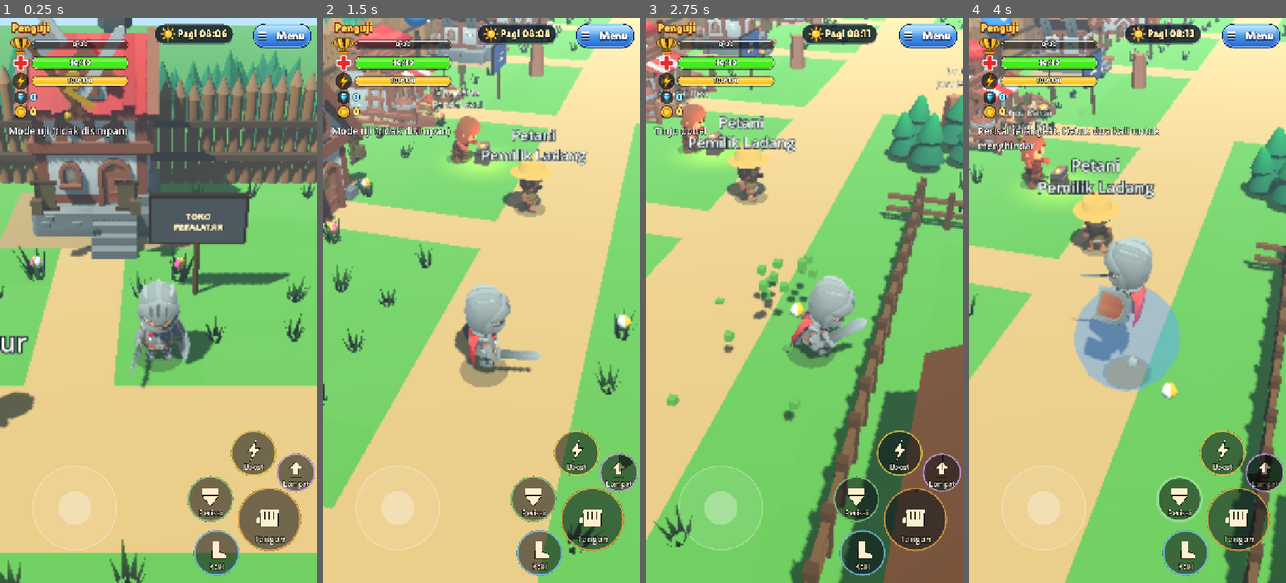
Above: before the commit, frames 1-4 (left to right).
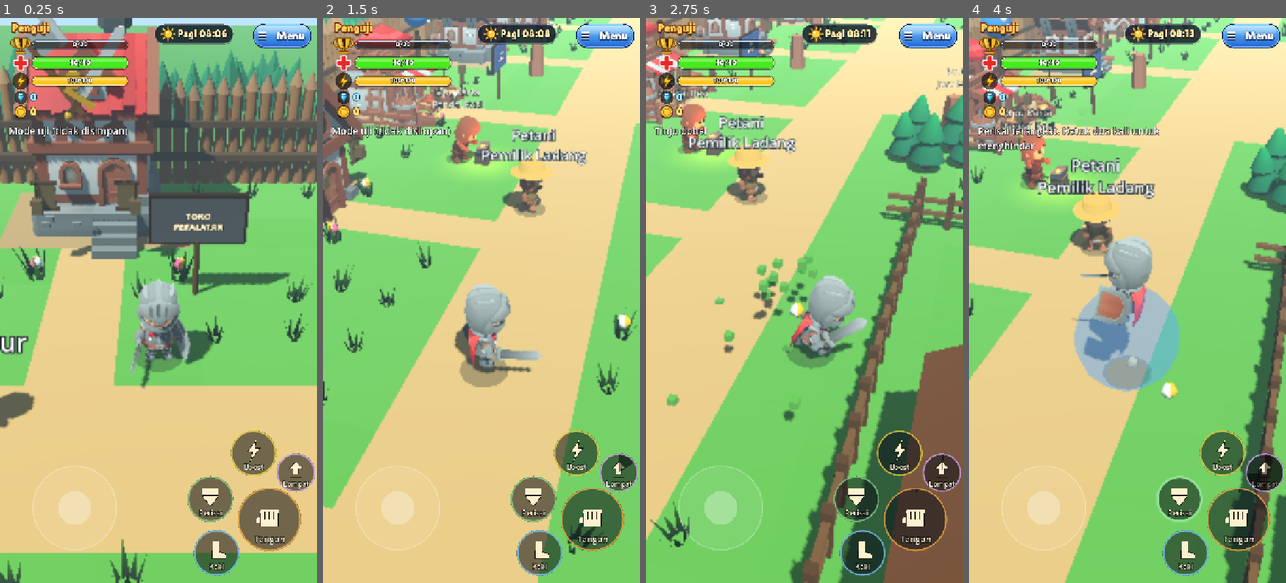
Above: after the commit, the same moments.

Repository: MiftahulKhoiri/Game_server
Game: Godot game, scene res://scenes/battle.tscn
Two runs of this game, one before a commit and one after it. Both use one fixed random seed, a clock stepped at 60 frames per second and the inputs below. This scene is started directly instead of the project's main scene.
Inputs (mouse positions are in pixels of both pictures, inside the frame that each line leads up to):
- Up to frame 1 (0.25 s): no input
- Up to frame 2 (1.5 s): tap Enter at 0.5 s; move the mouse to (551, 272) at 0.52 s; hold Right (ui_right) 0.53-1.25 s; hold Q 0.53-1.25 s; click (551, 272) at 0.67 s; tap Space at 0.77, 1.07 s; drag from (418, 328) to (465, 413) at 1.27 s
- Up to frame 3 (2.75 s): move the mouse to (836, 176) at 2.02 s; hold Right (ui_right) from 2.03 s (still down); tap J at 2.1 s
- Up to frame 4 (4 s): release Right (ui_right) at 2.75 s; drag from (1111, 413) to (1032, 215) at 2.77 s; move the mouse to (1222, 385) at 3.52 s; hold Left (ui_left) from 3.53 s (still down); tap L at 3.6 s; tap Space at 3.77 s

The runs differ from the first frame. In frame 1, 0.2% of the frame differs, in the area x 0-99%, y 6-100%; in frame 2, 0.5%, in the area x 0-99%, y 0-95%; in frame 3, 0.3%; in frame 4, 0.3%.

Commit message:
no.93-94, 96, 100, 102, 107: air hidup bershader riak (sekaligus perbaikan: air tadinya tertutup alas), tepi pasir, ilalang, semak, jamur, angin
Co-Authored-By: Claude Opus 5.5 <noreply@anthropic.com>
Claude-Session: https://claude.ai/code/session_019PXyXXzRQMbQwHUK2gFUNV

Diff:
--- a/client/scripts/world_build.gd
+++ b/client/scripts/world_build.gd
@@ -58,13 +58,15 @@
 uniform sampler2D palet : source_color, filter_nearest;
 uniform float goyang = 0.05;
 uniform float tinggi = 1.2;
+uniform float angin = 1.0;  // kekuatan angin (roadmap no. 107): naik saat hujan
 void vertex() {
 	float w = clamp(VERTEX.y / tinggi, 0.0, 1.0);
 	w *= w;
 	vec3 p = MODEL_MATRIX[3].xyz;
-	float t = TIME * 1.3 + p.x * 0.8 + p.z * 0.6;
-	VERTEX.x += sin(t) * goyang * w;
-	VERTEX.z += cos(t * 0.9) * goyang * 0.6 * w;
+	float hembus = angin * (0.75 + 0.35 * sin(TIME * 0.35 + p.x * 0.05));  // embusan datang dan pergi
+	float t = TIME * (1.0 + 0.3 * angin) + p.x * 0.8 + p.z * 0.6;
+	VERTEX.x += (sin(t) + 0.4 * (angin - 1.0)) * goyang * hembus * w;
+	VERTEX.z += cos(t * 0.9) * goyang * 0.6 * hembus * w;
 }
 void fragment() {
 	ALBEDO = texture(palet, UV).rgb;
@@ -75,12 +77,14 @@
 shader_type spatial;
 render_mode cull_disabled;
 uniform float goyang = 0.07;
+uniform float angin = 1.0;
 void vertex() {
 	float w = clamp(VERTEX.y / 0.35, 0.0, 1.0);
 	vec3 p = MODEL_MATRIX[3].xyz;
-	float t = TIME * 2.0 + p.x * 1.7 + p.z * 1.3;
-	VERTEX.x += sin(t) * goyang * w;
-	VERTEX.z += cos(t * 1.1) * goyang * 0.5 * w;
+	float hembus = angin * (0.75 + 0.35 * sin(TIME * 0.35 + p.x * 0.05));
+	float t = TIME * (1.6 + 0.6 * angin) + p.x * 1.7 + p.z * 1.3;
+	VERTEX.x += (sin(t) + 0.5 * (angin - 1.0)) * goyang * hembus * w;
+	VERTEX.z += cos(t * 1.1) * goyang * 0.5 * hembus * w;
 }
 void fragment() {
 	ALBEDO = pow(COLOR.rgb, vec3(2.2));  // warna ditulis sRGB
@@ -88,6 +92,31 @@
 }
 """
 
+## Air hidup (roadmap no. 93-94): riak bergerak, kilau, dan sedikit naik-turun. Warna dalam/dangkal
+## bergantian mengikuti pola gelombang; di malam hari ikut gelap karena tetap diterangi lampu biasa.
+const WATER_SHADER := """
+shader_type spatial;
+render_mode cull_disabled;
+uniform vec4 dalam : source_color = vec4(0.13, 0.52, 0.80, 1.0);
+uniform vec4 dangkal : source_color = vec4(0.30, 0.72, 0.92, 1.0);
+varying vec3 wpos;
+void vertex() {
+	wpos = (MODEL_MATRIX * vec4(VERTEX, 1.0)).xyz;
+	VERTEX.y += sin(TIME * 1.4 + wpos.x * 1.3 + wpos.z * 0.9) * 0.025;
+}
+void fragment() {
+	float a = sin(wpos.x * 2.3 + TIME * 1.1) * cos(wpos.z * 1.9 - TIME * 0.8);
+	float b = sin((wpos.x + wpos.z) * 3.7 - TIME * 1.6);
+	float riak = 0.5 + 0.25 * a + 0.25 * b;
+	ALBEDO = mix(dalam.rgb, dangkal.rgb, riak);
+	float kilau = smoothstep(0.82, 1.0, riak);
+	ALBEDO += vec3(kilau * 0.35);
+	ROUGHNESS = 0.12;
+	SPECULAR = 0.7;
+}
+"""
+
+static var _water_mat: ShaderMaterial
 static var _mats: Dictionary = {}
 static var _dekor_cache: Dictionary = {}
 static var _tree_mat: ShaderMaterial
@@ -156,6 +185,26 @@
 		_tree_mat.shader = sh
 		_tree_mat.set_shader_parameter("palet", tex)
 	return _tree_mat
+
+
+static func _water_material() -> Material:
+	if _water_mat == null:
+		var sh := Shader.new()
+		sh.code = WATER_SHADER
+		_water_mat = ShaderMaterial.new()
+		_water_mat.shader = sh
+	return _water_mat
+
+
+## Kekuatan angin untuk pohon, rumput, dan ilalang (1 = biasa, ~2,5 = badai hujan). Roadmap no. 107.
+static func set_wind(v: float) -> void:
+	for m: ShaderMaterial in [_tree_mat, _grass_mat]:
+		if m != null:
+			m.set_shader_parameter("angin", v)
+
+
+static func wind() -> float:
+	return float(_grass_mat.get_shader_parameter("angin")) if _grass_mat != null else 1.0
 
 
 static func _grass_material() -> Material:
@@ -198,6 +247,49 @@
 	return _tuft_mesh_cache
 
 
+## Ilalang tepi air (roadmap no. 100): helai tinggi kecokelatan, bergoyang seperti rumput.
+static var _reed_mesh_cache: ArrayMesh
+
+static func _reed_mesh() -> ArrayMesh:
+	if _reed_mesh_cache != null:
+		return _reed_mesh_cache
+	var st := SurfaceTool.new()
+	st.begin(Mesh.PRIMITIVE_TRIANGLES)
+	for i in 6:
+		var a := float(i) / 6.0 * TAU + 0.4
+		var r := 0.03 + 0.03 * fmod(float(i) * 0.53, 1.0)
+		var hgt := 0.55 + 0.25 * fmod(float(i) * 0.71, 1.0)
+		var bx := cos(a) * r
+		var bz := sin(a) * r
+		var wx := -sin(a) * 0.022
+		var wz := cos(a) * 0.022
+		st.set_color(Color("4f6b2a"))
+		st.add_vertex(Vector3(bx - wx, 0.0, bz - wz))
+		st.set_color(Color("4f6b2a"))
+		st.add_vertex(Vector3(bx + wx, 0.0, bz + wz))
+		st.set_color(Color("c9b36a"))
+		st.add_vertex(Vector3(bx * 2.0, hgt, bz * 2.0))
+	_reed_mesh_cache = st.commit()
+	return _reed_mesh_cache
+
+
+## Petak (x, z) bersebelahan (8 arah) dengan air?
+static func _dekat_air(rows: Array[String], x: int, z: int) -> bool:
+	for dz in [-1, 0, 1]:
+		for dx in [-1, 0, 1]:
+			if (dx != 0 or dz != 0) and _tile(rows, x + dx, z + dz) == "~":
+				return true
+	return false
+
+
+## Petak (x, z) bersebelahan (4 arah) dengan pohon?
+static func _dekat_pohon(rows: Array[String], x: int, z: int) -> bool:
+	for d: Vector2i in [Vector2i.UP, Vector2i.DOWN, Vector2i.LEFT, Vector2i.RIGHT]:
+		if _tile(rows, x + d.x, z + d.y) == "#":
+			return true
+	return false
+
+
 ## Tambah satu instance model alam `id` ke kumpulan `dict` (id -> daftar transform).
 ## Alas model diletakkan tepat di tanah. Diabaikan bila modelnya tidak ada.
 static func _tambah(dict: Dictionary, id: String, xf: Transform3D) -> void:
@@ -319,6 +411,9 @@
 	m.radial_segments = segs
 	m.rings = 1
 	return m
+
+
+const SAND := Color("e2cf98")  # pasir tepi air
 
 
 ## Warna dasar tanah per jenis petak.
@@ -389,6 +484,12 @@
 	var static_by: Dictionary = {}   # batu, gunung, tunggul: id model -> daftar transform
 	var tufts: Array[Transform3D] = []
 	var kecil := {"J": [], "C": [], "A": [], "U": [], "Q": [], "Y": []}  # bangunan kecil (lihat _add_kecil)
+	var reed_x: Array[Transform3D] = []   # ilalang tepi air
+	var bush_x: Array[Transform3D] = []   # semak
+	var bush_c: Array[Color] = []
+	var stem_x: Array[Transform3D] = []   # jamur: batang
+	var cap_x: Array[Transform3D] = []    # jamur: tudung
+	var n_pasir := 0
 
 	for z in rows.size():
 		for x in rows[z].length():
@@ -397,13 +498,37 @@
 			var j := _jitter(x, z)
 			if t != "~" and t != "B":
 				var gc := ground_color(t)
+				var tepi := (t == "." or t == "f") and not mountain and _dekat_air(rows, x, z)
+				if tepi:  # tepi pasir di pinggir sungai/danau (roadmap no. 96)
+					gc = SAND.lerp(gc, 0.25 * _jitter(x, z, 90))
+					n_pasir += 1
 				ground_x.append(_xf(c))
 				ground_c.append(gc.lightened(0.025 * (j - 0.5) * 2.0) if t == "." or t == "f" else gc)
+				if tepi and t == "." and _jitter(x, z, 91) < 0.45:  # ilalang di tepi air
+					var oi := Vector3(_jitter(x, z, 92) - 0.5, 0.0, _jitter(x, z, 93) - 0.5) * 0.6
+					reed_x.append(_xf(c + oi, Vector3.ONE * (0.8 + 0.5 * _jitter(x, z, 94)), _jitter(x, z, 95) * TAU))
+				elif t == "." and not mountain and _dekat_pohon(rows, x, z) and not _dekat_bangunan(rows, x, z) \
+						and Vector2i(x, z) != Maps.SPAWN and Maps.npc_at(map_id, x, z) == "":
+					var rb := _jitter(x, z, 96)
+					var ob := Vector3(_jitter(x, z, 97) - 0.5, 0.0, _jitter(x, z, 98) - 0.5) * 0.5
+					if rb < 0.22:  # semak di tepi hutan (no. 102)
+						var sb := 0.32 + 0.16 * _jitter(x, z, 99)
+						var gcol := Color("2e6b26").lerp(Color("4f9a35"), _jitter(x, z, 100))
+						bush_x.append(_xf(c + ob + Vector3(0, sb * 0.55, 0), Vector3(1.2, 0.85, 1.0) * sb))
+						bush_c.append(gcol)
+						bush_x.append(_xf(c + ob + Vector3(sb * 0.5, sb * 0.45, sb * 0.2), Vector3.ONE * sb * 0.75))
+						bush_c.append(gcol.lightened(0.12))
+					elif rb > 0.93 and (map_id == Maps.HUTAN or map_id == Maps.PERBATASAN):  # jamur hutan (no. 100)
+						for k in 3:
+							var om := ob + Vector3(_jitter(x, z, 101 + k) - 0.5, 0.0, _jitter(x, z, 104 + k) - 0.5) * 0.3
+							var ms := 0.7 + 0.6 * _jitter(x, z, 107 + k)
+							stem_x.append(_xf(c + om + Vector3(0, 0.05 * ms, 0), Vector3.ONE * ms))
+							cap_x.append(_xf(c + om + Vector3(0, 0.1 * ms, 0), Vector3(1.0, 0.6, 1.0) * ms))
 			match t:
 				"~":
-					water_x.append(_xf(c + Vector3(0, -0.14, 0)))
+					water_x.append(_xf(c + Vector3(0, -0.035, 0)))  # di atas alas luas (-0,06), di bawah petak tanah (0)
 				"B":
-					water_x.append(_xf(c + Vector3(0, -0.14, 0)))
+					water_x.append(_xf(c + Vector3(0, -0.035, 0)))  # di atas alas luas (-0,06), di bawah petak tanah (0)
 					# Air di utara dan selatan petak jembatan = jalannya memanjang ke arah x (parit ladang); selain itu ke arah z.
 					var sepanjang_x := _tile(rows, x, z - 1) == "~" and _tile(rows, x, z + 1) == "~"
 					plank_x.append(_xf(c, Vector3.ONE, PI * 0.5 if sepanjang_x else 0.0))
@@ -493,7 +618,12 @@
 	_multi(root, quad, mat(Color.WHITE, true), ground_x, ground_c, false)
 	var water := PlaneMesh.new()
 	water.size = Vector2(1.0, 1.0)
-	_multi(root, water, mat(Color("2fa3ea"), false, 0.18), water_x, [], false)
+	_multi(root, water, _water_material(), water_x, [], false)
+	_multi(root, _reed_mesh(), _grass_material(), reed_x, [], false)
+	_multi(root, _sphere(0.5, 8), mat(Color.WHITE, true), bush_x, bush_c)
+	_multi(root, _cyl(0.025, 0.035, 0.1, 6), mat(Color("efe6d2")), stem_x, [], false)
+	_multi(root, _sphere(0.07, 7), mat(Color("c8352c")), cap_x, [], false)
+	root.set_meta("hiasan", {"pasir": n_pasir, "ilalang": reed_x.size(), "semak": bush_x.size() / 2, "jamur": stem_x.size()})
 	_multi(root, _cyl(0.12, 0.14, 0.9, 6), mat(Color("5b3b1e")), trunk_x)
 	_multi(root, _sphere(0.5, 9), mat(Color.WHITE, true), leaf_x, leaf_c)
 	_multi(root, _sphere(0.6, 7), mat(Color.WHITE, true, 1.0), rock_x, rock_c)
